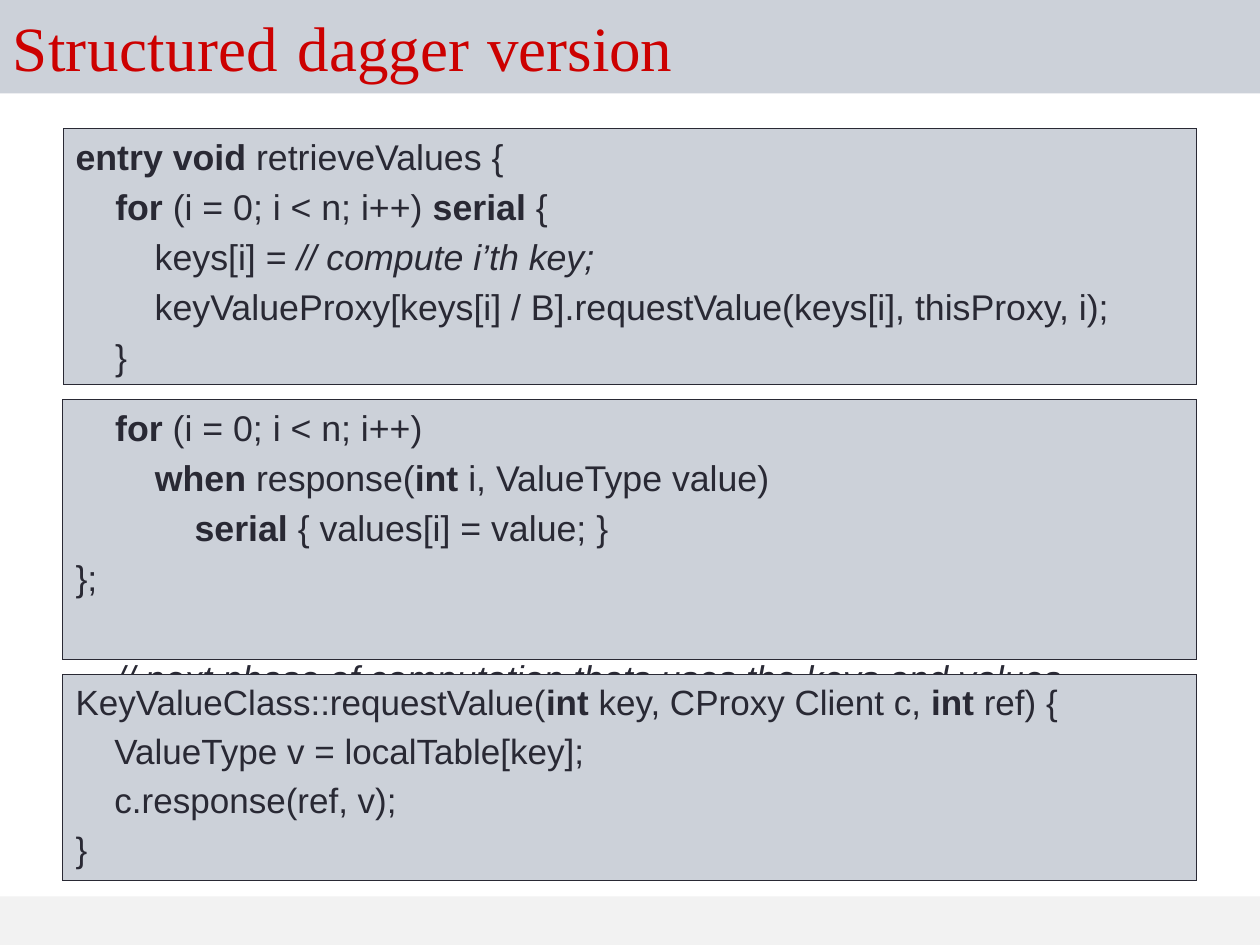
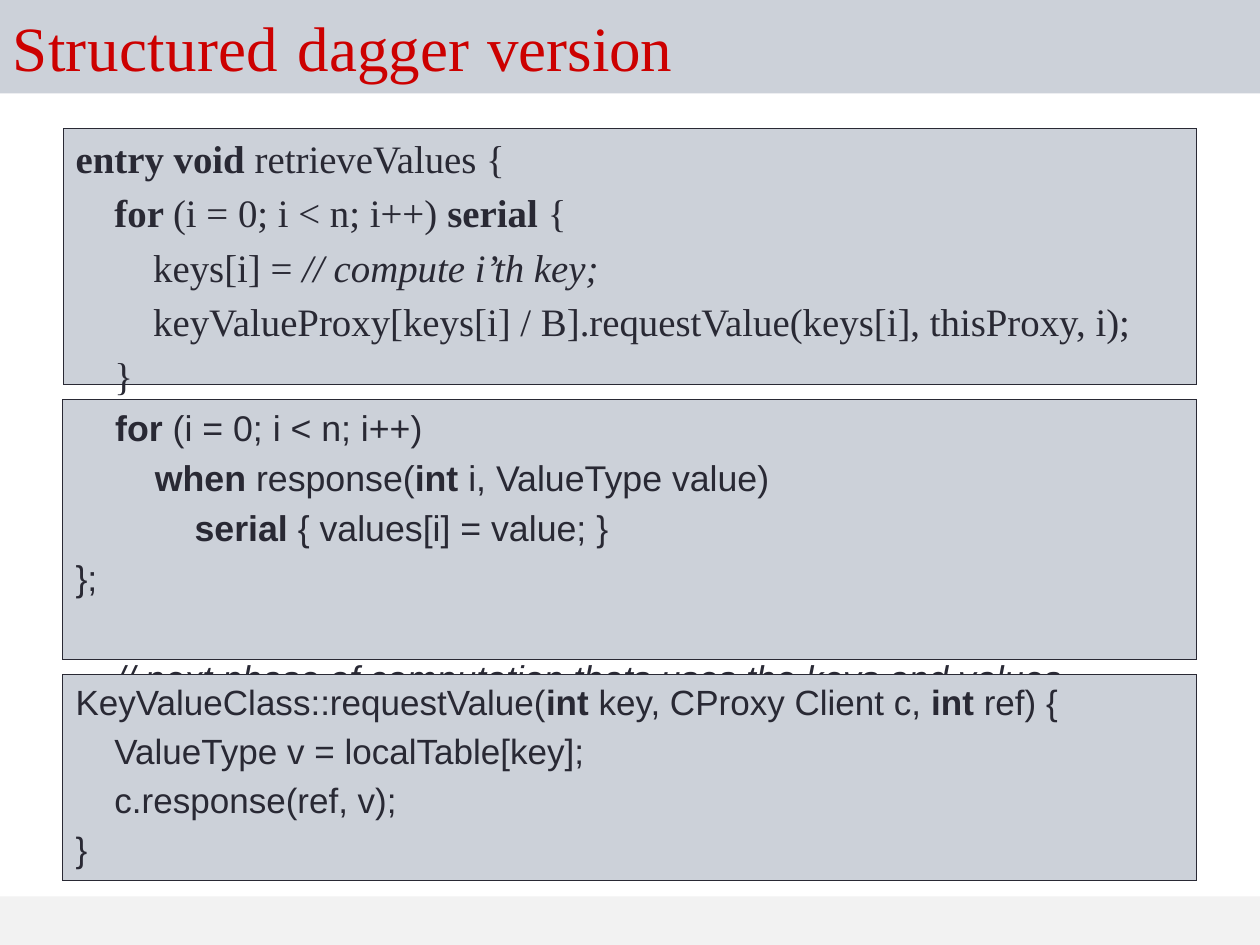
Before and after one commit to UIUC-PPL/charm_tutorial, a slide deck: slide 46 of tutorial.pptx (slide 39 before the commit). Drawn at 1260x945 pixels with LibreOffice and Linux fonts; fonts in the diff are those of the drawing. Boxes give left, top, right and bottom in pixels: in the first picture for what was removed or moved away, otherwise in the second. Text is boxed around its words. In the diff, an @@ line names an element or a change of style, - is before the commit and + after.

Commit message:
Theme font changed to Times New Roman. More slides added. :

```diff
--- a/tutorial.pptx
+++ b/tutorial.pptx
@@ text "entry void retrieveValues {" at [63, 129, 1197, 386]: size 20.4 to 22.2 pt, font Arial to Times New Roman @@
```
Also in this commit, not shown: 32 other slides changed, 7 slides added.
